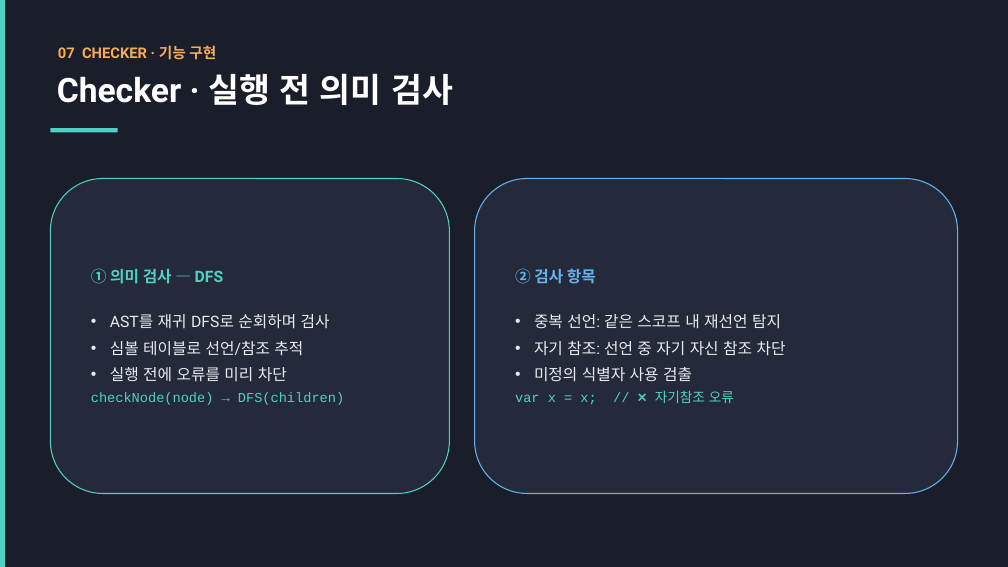
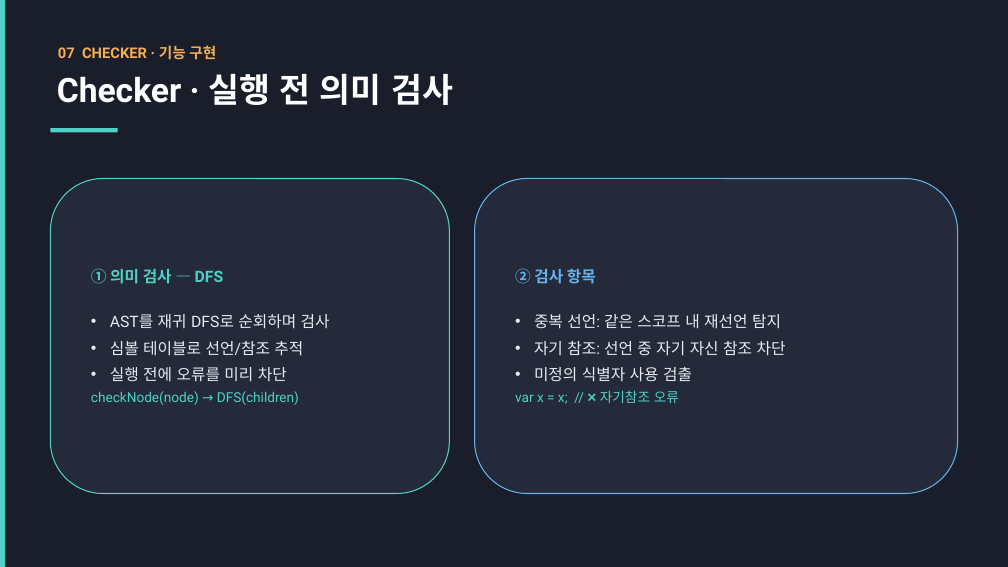
Before and after one commit to YongBonJeon/CodeFab, a slide deck: slide 11 of A팀.pptx. Drawn at 1008x567 pixels with LibreOffice and Linux fonts; fonts in the diff are those of the drawing. Boxes give left, top, right and bottom in pixels: in the first picture for what was removed or moved away, otherwise in the second. Text is boxed around its words. In the diff, an @@ line names an element or a change of style, - is before the commit and + after.

```diff
--- a/A팀.pptx
+++ b/A팀.pptx
@@ text in rounded rectangle at [91, 391, 299, 405]: font Courier New to Roboto in "checkNode(node) → DFS(children)" @@
@@ text in rounded rectangle at [515, 390, 679, 404]: font Courier New to Roboto in "var x = x; // ❌ 자기참조 ..." @@
```
Also in this commit, not shown: 2 other slides changed.
